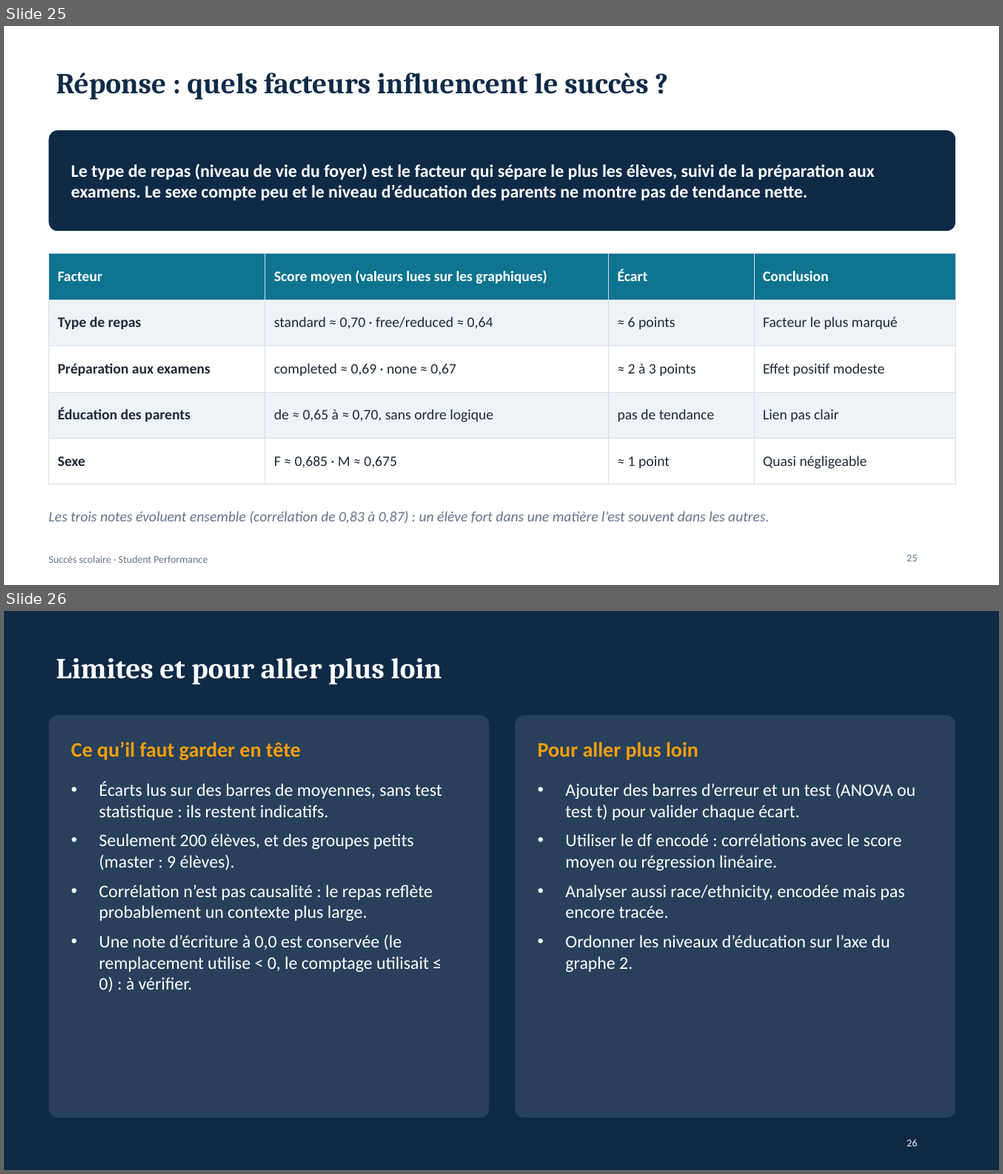
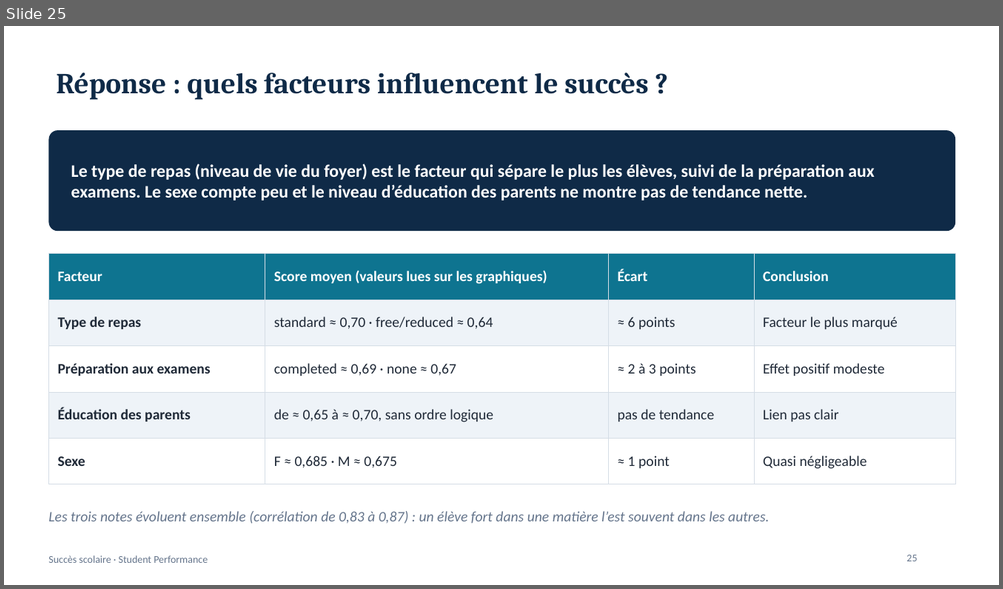
Before and after one commit to damghiziyad-hash/Analyse-de-performance-tudiants-, a slide deck: Succes_scolaire_presentation.pptx. Shown one above the other, each under a label of ours: slides 25 and 26 before the commit, slide 25 after it. The pictures are 1003x1174 and 1003x589 pixels, drawn with LibreOffice and Linux fonts; fonts in the diff are those of the drawing. Boxes give left, top, right and bottom in pixels: in the first picture for what was removed or moved away, otherwise in the second. Text is boxed around its words. In the diff, an @@ line names an element or a change of style, - is before the commit and + after.

```diff
--- a/Succes_scolaire_presentation.pptx
+++ b/Succes_scolaire_presentation.pptx
@@ slide 26 removed at bbox=[4, 611, 999, 1170], background #0F2A47 @@
@@ title removed at bbox=[56, 658, 442, 685] @@
-Limites et pour aller plus loin
@@ rounded rectangle removed at bbox=[48, 715, 489, 1119] @@
@@ rounded rectangle removed at bbox=[515, 715, 956, 1119] @@
@@ text removed at bbox=[71, 741, 301, 760] @@
-Ce qu’il faut garder en tête
@@ text removed at bbox=[538, 742, 698, 760] @@
-Pour aller plus loin
@@ text removed at bbox=[99, 781, 442, 992] @@
-• Écarts lus sur des barres de moyennes, sans test statistique : ils restent indicatifs.
-• Seulement 200 élèves, et des groupes petits (master : 9 élèves).
-• Corrélation n’est pas causalité : le repas reflète probablement un contexte plus large.
-• Une note d’écriture à 0,0 est conservée (le remplacement utilise < 0, le comptage utilisait ≤ 0) : à vérifier.
@@ text removed at bbox=[565, 783, 915, 972] @@
-• Ajouter des barres d’erreur et un test (ANOVA ou test t) pour valider chaque écart.
-• Utiliser le df encodé : corrélations avec le score moyen ou régression linéaire.
-• Analyser aussi race/ethnicity, encodée mais pas encore tracée.
-• Ordonner les niveaux d’éducation sur l’axe du graphe 2.
@@ page number removed at bbox=[906, 1139, 916, 1147] @@
-26
```
Also in this commit, not shown: 1 slide changed, 1 other file.
